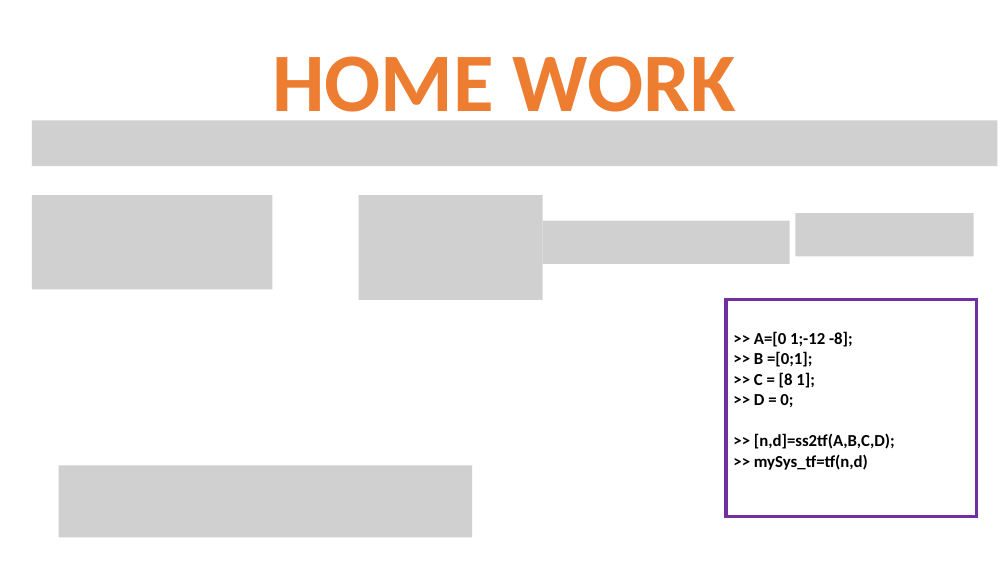
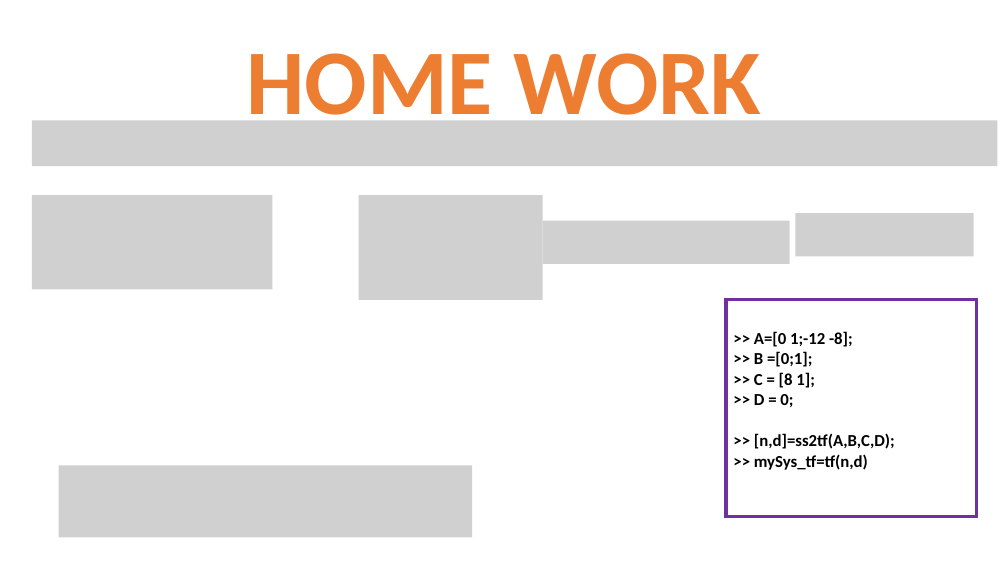
Before and after one commit to niazwazir/ADVANCED_CONTROL_SYSTEM, a slide deck: slide 22 of STATE SPACE REPRESENTATION_PART_01.pptx. Drawn at 1008x567 pixels with LibreOffice and Linux fonts; fonts in the diff are those of the drawing; grey boxes stand for pictures. Boxes give left, top, right and bottom in pixels: in the first picture for what was removed or moved away, otherwise in the second. Text is boxed around its words. In the diff, an @@ line names an element or a change of style, - is before the commit and + after.

```diff
--- a/STATE SPACE REPRESENTATION_PART_01.pptx
+++ b/STATE SPACE REPRESENTATION_PART_01.pptx
@@ title "HOME WORK" at <box>247,53,761,137</box>: size 79.2 to 88 pt @@
```
Also in this commit, not shown: 1 other slide changed, 1 slide added, 5 slides removed.
